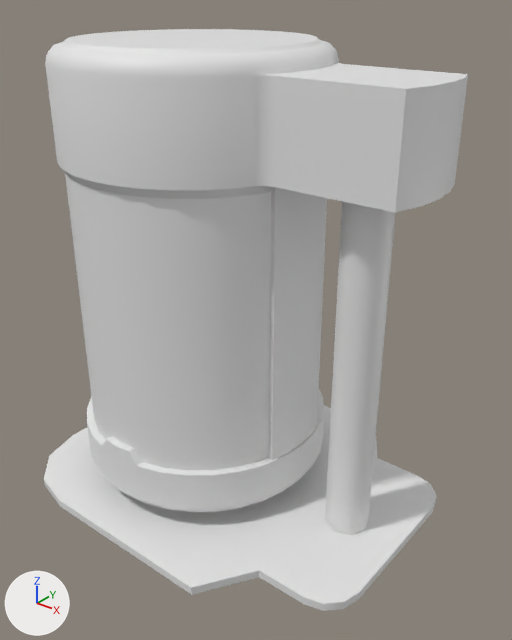
The FBX model Assets/Models/Modular Kit/Set Dressing/WaterTower_A.fbx: old version first, new version second.
Before and after are seen from a 50 mm lens placed at (10.53, -11.16, 11.35), pointed at (1.63, -0.03, 4.45). The lights are fixed; the arrows at lower left show +X, +Y and +Z. Where no turn or scale is listed for an object, it has been applied to the vertices.

The scene before the commit, as lines of its bpy script (objects in view):
```python
ob_cylinder = bpy.data.objects.new('Cylinder', me_cylinder)
ob_cylinder.location = (0.0, 0.0, 10.17)
ob_cylinder_001 = bpy.data.objects.new('Cylinder.001', me_cylinder_001)
ob_cylinder_001.location = (0.0, 0.0, 10.17)
ob_cylinder_002 = bpy.data.objects.new('Cylinder.002', me_cylinder_002)
ob_cylinder_002.location = (0.0, 0.0, 10.55)
ob_cylinder_002.rotation_euler = (1.571, 0.0, 0.0)  # degrees (90, 0, 0)
ob_cylinder_002.scale = (3.11, 3.11, 3.11)
ob_cylinder_003 = bpy.data.objects.new('Cylinder.003', me_cylinder_015)
ob_cylinder_003.location = (4.26, 0.0, 7.92)
ob_cylinder_003.rotation_euler = (1.571, 0.0, 0.0)  # degrees (90, 0, 0)
ob_cylinder_003.scale = (0.508, 0.508, 0.508)
ob_cylinder_004 = bpy.data.objects.new('Cylinder.004', me_cylinder_016)
ob_cylinder_004.location = (0.0, 0.0, 10.17)
ob_plane = bpy.data.objects.new('Plane', me_plane_007)
ob_plane.location = (0.0, 0.0, 0.17)
```
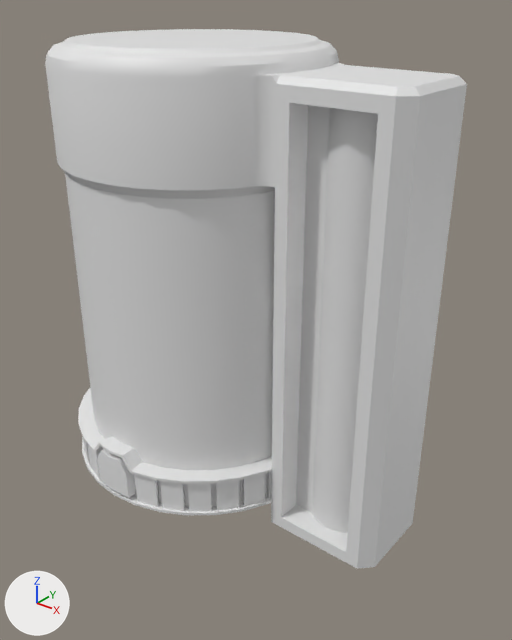
Where the newer file only moved an object's origin or applied its transform, the numbers keep the older frame.

Patch to the scene script:
```diff
--- a/Assets/Models/Modular Kit/Set Dressing/WaterTower_A.fbx.py
+++ b/Assets/Models/Modular Kit/Set Dressing/WaterTower_A.fbx.py
@@ me_cylinder @@
 # used by ob_cylinder; location = (0.0, 0.0, 10.17)
-me_cylinder.from_pydata(...)  # 268 vertices, 230 faces; spans x -2.92..5.6, y -2.92..2.92, z -9.55..0.0
+me_cylinder.from_pydata(...)  # 321 vertices, 276 faces; spans x -2.92..5.48, y -2.92..2.92, z -10.02..0.0
+# me_cylinder part 1
+# 18 vertices are removed from x 2.94..5.6, y -1.12..1.12, z -2.25..-0.34
+# 28 faces are deleted
+# 4 vertices move from x 4.2..5.6, y -0.57..0.57, z -0.34 to x 2.92..5.36, y -0.99..0.99, z -0.34
+# 48 vertices are added at x 2.86..5.48, y -1.13..1.13, z -10.02..-0.34
+# 7 new vertices lie (0.0, 0.0, -7.77) away from vertices in x 2.77..2.94, y -1.12..1.12, z -2.25
+# 16 new vertices lie (0.0, 0.56, 0.0) away from vertices in x 3.23..4.93, y -1.12..0.56, z -9.74..-0.75
+# 74 new faces join them
@@ me_cylinder_002 @@
 # used by ob_cylinder_002; location = (0.0, 0.0, 10.55); rotation_euler = (1.571, 0.0, 0.0), in degrees (90, 0, 0); scale = (3.11, 3.11, 3.11)
-me_cylinder_002.from_pydata(...)  # 166 vertices, 139 faces; spans x -0.96..0.96, y -3.34..-2.77, z -0.96..0.96
+me_cylinder_002.from_pydata(...)  # 632 vertices, 664 faces; spans x -3.17..3.17, y 0.17..1.97, z -3.19..3.19
+# me_cylinder_002 part 4: 632 vertices added at x -3.17..3.17, y 0.17..1.97, z -3.19..3.19
+# me_cylinder_002 part 5: 166 vertices removed from x -0.96..0.96, y -3.34..-2.77, z -0.96..0.96
@@ me_cylinder_015 @@
 # used by ob_cylinder_003; location = (4.26, 0.0, 7.92); rotation_euler = (1.571, 0.0, 0.0), in degrees (90, 0, 0); scale = (0.508, 0.508, 0.508)
-me_cylinder_015.from_pydata(...)  # 16 vertices, 9 faces; spans x -1.0..1.0, y -15.3..1.0, z -1.0..1.0
+me_cylinder_015.from_pydata(...)  # 24 vertices, 14 faces; spans x 3.4..4.9, y 0.2..9.5, z -0.8..0.8
+# me_cylinder_015 part 2: 24 vertices added at x 3.4..4.9, y 0.2..9.5, z -0.8..0.8, forming a 12-sided cylinder along y
+# me_cylinder_015 part 3: 16 vertices removed from x -1.0..1.0, y -15.3..1.0, z -1.0..1.0
@@ ob_plane @@
-ob_plane = bpy.data.objects.new('Plane', me_plane_007)
-ob_plane.location = (0.0, 0.0, 0.17)
@@ ob_cylinder_004 @@
-ob_cylinder_004 = bpy.data.objects.new('Cylinder.004', me_cylinder_016)
-ob_cylinder_004.location = (0.0, 0.0, 10.17)
@@ ob_cylinder_002 @@
 ob_cylinder_002 = bpy.data.objects.new('Cylinder.002', me_cylinder_002)
-ob_cylinder_002.location = (0.0, 0.0, 10.55)
+ob_cylinder_002.location = (0.0, 0.0, 0.0)
 ob_cylinder_002.rotation_euler = (1.571, 0.0, 0.0)  # degrees (90, 0, 0)
-ob_cylinder_002.scale = (3.11, 3.11, 3.11)
@@ ob_cylinder_003 @@
 ob_cylinder_003 = bpy.data.objects.new('Cylinder.003', me_cylinder_015)
-ob_cylinder_003.location = (4.26, 0.0, 7.92)
+ob_cylinder_003.location = (0.0, 0.0, 0.0)
 ob_cylinder_003.rotation_euler = (1.571, 0.0, 0.0)  # degrees (90, 0, 0)
-ob_cylinder_003.scale = (0.508, 0.508, 0.508)
```

Location of each change, [x1, y1, x2, y2] in pixels of the pictures (512 x 640 px):
'Cylinder', reshaped: before [45, 40, 468, 470]; after [45, 40, 467, 569]
'Plane', deleted: before [44, 405, 437, 611]
'Cylinder.003', reshaped, moved, rescaled: before [325, 201, 395, 535]; after [312, 108, 378, 533]
'Cylinder.004', deleted: before [269, 187, 327, 460]
'Cylinder.002', reshaped, moved, rescaled: before [87, 390, 324, 512]; after [78, 388, 272, 515]
part 1 of me_cylinder, built on: before [252, 62, 468, 212]; after [252, 62, 467, 569]
part 2 of me_cylinder_015, added: after [312, 108, 378, 533]
part 3 of me_cylinder_015, deleted: before [325, 201, 395, 535]
part 4 of me_cylinder_002, added: after [78, 388, 272, 515]
part 5 of me_cylinder_002, deleted: before [87, 390, 324, 512]
